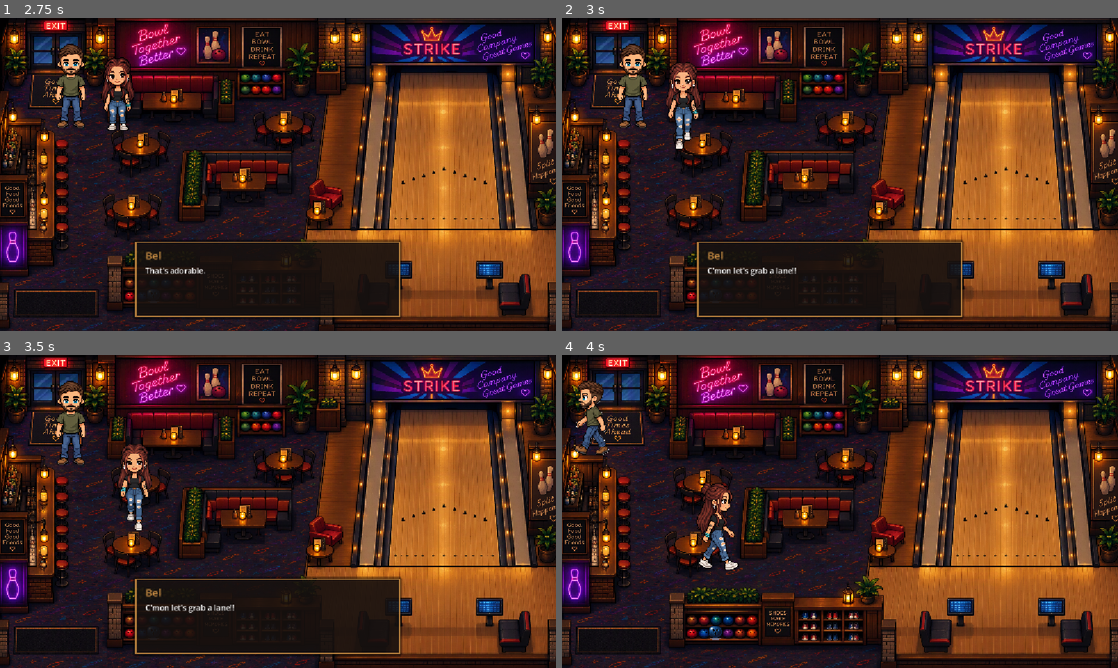
Above: before the commit, frames 1-4 (two rows, left to right).
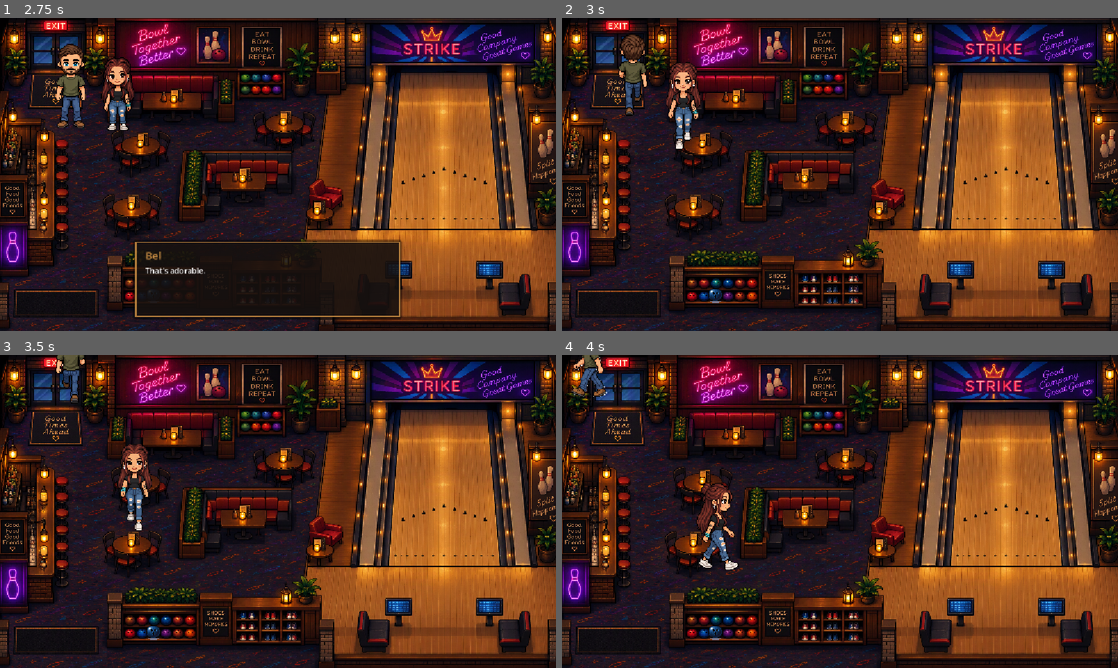
Above: after the commit, the same moments.

Repository: anabelkamenske430/Year-4
Game: Godot game, scene res://scenes/levels/bowling.tscn
Two runs of this game, one before a commit and one after it. Both use one fixed random seed, a clock stepped at 60 frames per second and the inputs below. This scene is started directly instead of the project's main scene.
Inputs:
- Up to frame 1 (2.75 s): tap Enter at 0.5, 2 s; hold D (move_right) 0.53-1.28 s; hold E (interact) 0.53-1.28 s; tap Space at 1.25 s; hold S (move_down) 1.28-2.03 s; tap E (interact) at 1.35 s; hold D (move_right) from 2.03 s (still down); hold E (interact) from 2.03 s (still down)
- Up to frame 2 (3 s): tap Space at 2.75 s; release D (move_right) at 2.78 s; release E (interact) at 2.78 s; hold W (move_up) from 2.78 s (still down); tap E (interact) at 2.85 s
- Up to frame 3 (3.5 s): keep holding W (move_up)
- Up to frame 4 (4 s): release W (move_up) at 3.53 s; hold A (move_left) from 3.53 s (still down); hold E (interact) from 3.53 s (still down)

Frame 1 is identical in both runs. In frame 2, 7.3% of the frame differs, in the area x 10-73%, y 5-97%; in frame 3, 7.5%, in the area x 9-73%, y 0-97%; in frame 4, 1.1%.

Commit message:
Implement first roll bowling logic

Diff:
--- a/loverboy-and-bel/scenes/levels/bowling.gd
+++ b/loverboy-and-bel/scenes/levels/bowling.gd
@@ -1,6 +1,9 @@
 extends Node2D
 
 var has_bowling_ball = false
+var current_throw = 0
+var max_throws = 3
+var bowling_started = false
 
 const BowlingDialogue = preload(
 	"res://dialogue/bowling_dialogue.gd"
@@ -19,12 +22,62 @@
 	])
 
 func start_bowling():
+	if bowling_started:
+			return
 
+	bowling_started = true
 	print("BOWLING STARTED!")
 
 	DialogueManager.start_dialogue([
 		{
 			"speaker": "Bel",
 			"text": "Let's see what you've got."
+		},
+		{
+			"event": "start_bowling_game"
 		}
 	])
+
+func start_bowling_game():
+	$BowlingMinigame.start_game()
+
+func record_throw(result):
+	current_throw += 1
+	print("Throw ", current_throw, ": ", result)
+
+	if current_throw >= max_throws:
+		print("Bowling Complete!")
+	else:
+		print("Next throw")
+
+func react_to_bowling_result(result):
+
+	match result:
+		"STRIKE":
+			DialogueManager.start_dialogue([
+				{
+					"speaker": "Bel",
+					"text": "Okay, show-off."
+				}
+			])
+		"7 PINS":
+			DialogueManager.start_dialogue([
+				{
+					"speaker": "Bel",
+					"text": "Not bad."
+				}
+			])
+		"3 PINS":
+			DialogueManager.start_dialogue([
+				{
+					"speaker": "Bel",
+					"text": "I've seen worse."
+				}
+			])
+		"GUTTER BALL":
+			DialogueManager.start_dialogue([
+				{
+					"speaker": "Bel",
+					"text": "That was definitely one way to throw it."
+				}
+			])
--- a/loverboy-and-bel/scenes/levels/bowling.tscn
+++ b/loverboy-and-bel/scenes/levels/bowling.tscn
@@ -5,9 +5,10 @@
 [ext_resource type="PackedScene" uid="uid://bfrjo0u7e4fq" path="res://scenes/characters/bel.tscn" id="1_kimcj"]
 [ext_resource type="PackedScene" uid="uid://cftclvctilfi1" path="res://scenes/characters/loverboy.tscn" id="3_suiyq"]
 [ext_resource type="PackedScene" uid="uid://cqm1pe1guswge" path="res://scenes/ui/dialogue_box.tscn" id="5_2p8bq"]
+[ext_resource type="Texture2D" uid="uid://brccr2abj8ovt" path="res://assets/environments/bowling_ball.png" id="5_ujw30"]
 [ext_resource type="Script" uid="uid://b3rdip7hqq553" path="res://scripts/bowling_ball_pickup.gd" id="6_ujw30"]
 [ext_resource type="Script" uid="uid://c23lqhqpskcvw" path="res://scripts/lane_trigger.gd" id="7_y0td8"]
-[ext_resource type="Texture2D" uid="uid://brccr2abj8ovt" path="res://assets/environments/bowling_ball.png" id="5_ujw30"]
+[ext_resource type="PackedScene" uid="uid://dbf0sknw4uyop" path="res://scenes/levels/bowling_minigame.tscn" id="9_ff613"]
 
 [node name="Bowling" type="Node2D" unique_id=1913622243]
 script = ExtResource("1_7wjn3")
@@ -79,3 +80,9 @@
 
 [node name="CollisionPolygon2D" type="CollisionPolygon2D" parent="LaneTrigger" unique_id=1493713055]
 polygon = PackedVector2Array(803, 436, 803, 500, 1044, 503, 1038, 436)
+
+[node name="BowlingMinigame" parent="." unique_id=2132621044 instance=ExtResource("9_ff613")]
+offset_left = 785.0
+offset_top = 214.0
+offset_right = 1075.0
+offset_bottom = 320.0
--- a/loverboy-and-bel/scenes/levels/bowling_minigame.tscn
+++ b/loverboy-and-bel/scenes/levels/bowling_minigame.tscn
@@ -5,30 +5,41 @@
 [node name="BowlingMinigame" type="Control" unique_id=2132621044]
 layout_mode = 3
 anchors_preset = 0
-offset_right = 587.0
-offset_bottom = 295.0
+offset_right = 290.0
+offset_bottom = 106.0
 script = ExtResource("1_6nrwl")
 
 [node name="ColorRect" type="ColorRect" parent="." unique_id=769457554]
 layout_mode = 0
-offset_right = 526.0
-offset_bottom = 114.0
+offset_right = 288.0
+offset_bottom = 104.0
 color = Color(0.1951106, 0.5492864, 0.6159548, 1)
 
 [node name="AccuracyBar" type="ProgressBar" parent="." unique_id=1359625311]
 layout_mode = 0
-offset_left = 15.0
-offset_top = 41.0
-offset_right = 514.0
-offset_bottom = 77.0
+offset_left = 14.0
+offset_top = 54.0
+offset_right = 264.0
+offset_bottom = 85.0
 show_percentage = false
 
 [node name="Marker" type="Label" parent="." unique_id=1934798212]
 layout_mode = 0
-offset_left = 256.0
-offset_top = 80.0
-offset_right = 281.0
-offset_bottom = 120.0
+offset_left = 127.0
+offset_top = 71.0
+offset_right = 152.0
+offset_bottom = 111.0
 theme_override_colors/font_color = Color(0, 0, 0, 1)
 theme_override_font_sizes/font_size = 29
 text = "^"
+
+[node name="ResultLabel" type="Label" parent="." unique_id=1020131359]
+layout_mode = 0
+offset_left = -1.0
+offset_top = 4.0
+offset_right = 287.0
+offset_bottom = 49.0
+theme_override_colors/font_color = Color(0.029506557, 0.029506557, 0.029506557, 1)
+theme_override_font_sizes/font_size = 31
+text = "Waiting..."
+horizontal_alignment = 1
--- a/loverboy-and-bel/scripts/bowling_minigame.gd
+++ b/loverboy-and-bel/scripts/bowling_minigame.gd
@@ -2,12 +2,16 @@
 
 @onready var marker = $Marker
 @onready var accuracy_bar = $AccuracyBar
+@onready var result_label = $ResultLabel
 
 var move_speed = 300.0
 var direction = 1
 var marker_position = 0.0
 var game_active = true
 
+func _ready():
+	hide()
+	result_label.text = "Waiting..."
 
 func _process(delta):
 	if not game_active:
@@ -22,26 +26,41 @@
 		direction = 1
 
 func _unhandled_input(event):
+
 	if event.is_action_pressed("interact") and game_active:
 		game_active = false
-		print("Marker stopped at: ", marker.position.x)
-		calculate_result()
+		var result = calculate_result()
+
+		result_label.text = result
+		print(result)
+
+		await get_tree().create_timer(1.5).timeout
+		print("Ready for next step")
+
+func start_game():
+
+	game_active = true
+	result_label.text = "Waiting..."
+
+	marker.position.x = 0
+	direction = 1
+	show()
 
 func calculate_result():
 
 	var percent = marker.position.x / accuracy_bar.size.x
-	print("Percent: ", percent)
+
 	if percent < 0.15:
-		print("MISS")
+		return "GUTTER BALL"
 	elif percent < 0.35:
-		print("OK")
+		return "3 PINS"
 	elif percent < 0.45:
-		print("GOOD")
+		return "7 PINS"
 	elif percent < 0.55:
-		print("STRIKE")
+		return "STRIKE"
 	elif percent < 0.65:
-		print("GOOD")
+		return "7 PINS"
 	elif percent < 0.85:
-		print("OK")
+		return "3 PINS"
 	else:
-		print("MISS")
+		return "GUTTER BALL"
--- a/loverboy-and-bel/scripts/dialogue_box.gd
+++ b/loverboy-and-bel/scripts/dialogue_box.gd
@@ -33,15 +33,6 @@
 	speaker_label.text = line["speaker"]
 	dialogue_label.text = line["text"]
 
-	if line.has("event"):
-		match line["event"]:
-			"sit_at_table":
-				print("sit at table thrown")
-				get_tree().current_scene.move_to_table()
-			"walk_to_bowling_seat":
-				print("Bel to bowling seat thrown")
-				get_tree().current_scene.move_bel_to_lane()
-
 	if line.has("choices"):
 		show_choices(line["choices"])
 	else:
@@ -69,6 +60,7 @@
 		choice_container.add_child(choice_label)
 
 	update_choice_display()
+
 func update_choice_display():
 	var choice_labels = choice_container.get_children()
 
@@ -126,6 +118,18 @@
 	if current_index >= dialogue_lines.size():
 		hide_dialogue()
 		return
+	var line = dialogue_lines[current_index]
+
+	if line.has("event"):
+		match line["event"]:
+			"sit_at_table":
+				get_tree().current_scene.move_to_table()
+			"walk_to_bowling_seat":
+				get_tree().current_scene.move_bel_to_lane()
+			"start_bowling_game":
+				get_tree().current_scene.start_bowling_game()
+		hide_dialogue()
+		return
 
 	show_current_line()
 
--- a/loverboy-and-bel/scripts/lane_trigger.gd
+++ b/loverboy-and-bel/scripts/lane_trigger.gd
@@ -15,4 +15,7 @@
 
 		return
 
+	if bowling_scene.bowling_started:
+		return
+
 	bowling_scene.start_bowling()
